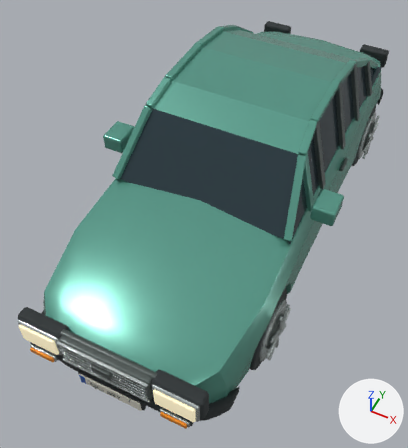
A saved change to the Blender file source_blender/saab96.blend.
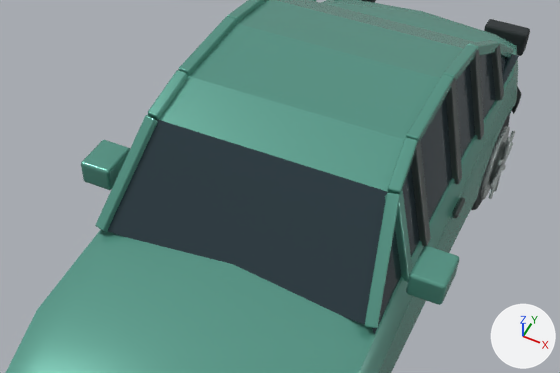
Each version appears first whole from a 50 mm lens placed at (1.31, -3.4, 3.9), pointed at (-0.11, -0.55, 0.35), and next in a close-up on the part from 13% to 100% of the width and 7% to 60% of the height. Arrows for +X, +Y and +Z are at lower right; the lights stay in place. The older version's two pictures come first.

Script lines for the objects in view, before the commit:
```python
me_cube_054 = bpy.data.meshes.new('Cube.054')
me_cube_054.from_pydata(...)  # 96 vertices, 98 faces; spans x -0.085..0.085, y -0.11..0.11, z -0.065..0.065
me_cube_054.materials.append(mat_saab96_enamel)  # cyan #61a695
me_cube_066 = bpy.data.meshes.new('Cube.066')
me_cube_066.from_pydata(...)  # 96 vertices, 98 faces; spans x -0.085..0.085, y -0.11..0.11, z -0.065..0.065
me_cube_066.materials.append(mat_saab96_enamel)  # cyan #61a695
me_cube_074 = bpy.data.meshes.new('Cube.074')
me_cube_074.from_pydata(...)  # 96 vertices, 98 faces; spans x -0.142..0.142, y -0.052..0.052, z -0.082..0.082
me_cube_074.materials.append(mat_tire_rubber)  # dark grey #2c3234
ob_mirror = bpy.data.objects.new('Mirror', me_cube_054)
ob_mirror.parent = ob_saab96
ob_mirror.location = (-0.855, -0.56, 1.02)
ob_mirror_001 = bpy.data.objects.new('Mirror.001', me_cube_066)
ob_mirror_001.parent = ob_saab96
ob_mirror_001.location = (0.855, -0.56, 1.02)
ob_rear_combination_lamp_housing_001 = bpy.data.objects.new('Rear combination lamp housing.001', me_cube_074)
ob_rear_combination_lamp_housing_001.parent = ob_saab96
ob_rear_combination_lamp_housing_001.location = (0.538, 2.102, 0.657)
# also in view: 'Window pillar.007' at (0.65, 0.69, 1.12); 'Alloy wheel.003' at (0.78, 1.23, 0.32); 'Window pillar.001' at (0.66, -0.49, 1.11); 'Window pillar.009' at (0.67, 1.09, 1.03); 'Roof rail.004' at (-0.58, 0.03, 1.44)
```
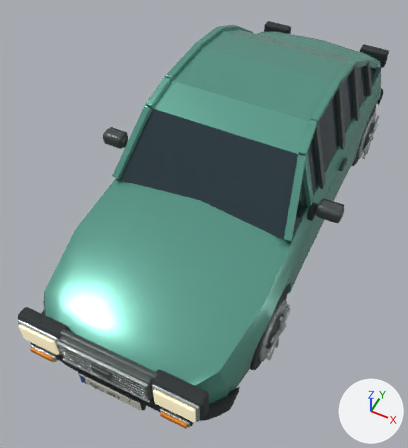
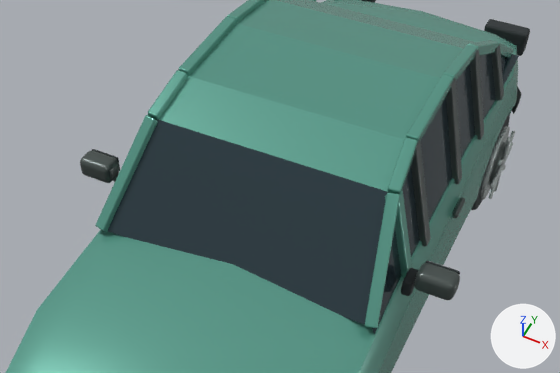
Not visible in the close-ups: 'Mirror glass', 'Mirror angled stalk.001'.

What differs and where, as boxes (x1, y1, x2, y2) in the close-ups (560 x 373 px):
'Mirror.001', deleted (cyan)
    before: (406, 246, 459, 305)
'Mirror', deleted (cyan)
    before: (81, 140, 130, 190)
'Mirror shell.001', added
    after: (415, 263, 460, 300)
'Mirror shell', added
    after: (80, 151, 119, 183)
'Mirror door gasket.001', added
    after: (401, 268, 419, 296)
'Mirror glass seal.001', added
    after: (425, 261, 460, 274)
'Mirror glass seal', added
    after: (92, 149, 120, 171)
'Mirror glass.001', added
    after: (430, 261, 458, 271)

The edits, one by one:
Mesh me_cube_074_1 is new.
It has 96 vertices, 98 faces and spans x -0.07..0.07, y -0.0055..0.0055, z -0.0375..0.0375.
It uses material mat_brushed_equipment_metal (light grey #c4cdcb).
Mesh me_cube_073_1 is new.
It has 96 vertices, 98 faces and spans x -0.079..0.079, y -0.007..0.007, z -0.044..0.044.
It uses material mat_tire_rubber (dark grey #2c3234).
Mesh me_cube_072_1 is new.
It has 96 vertices, 98 faces and spans x -0.092..0.092, y -0.056..0.056, z -0.056..0.056.
It uses material mat_graphite_trim (dark grey #4d5755).
Mesh me_cube_071_1 is new.
It has 96 vertices, 98 faces and spans x -0.018..0.018, y -0.018..0.018, z -0.0516..0.0516.
It uses material mat_graphite_trim (dark grey #4d5755).
Mesh me_cube_070_1 is new.
It has 96 vertices, 98 faces and spans x -0.024..0.024, y -0.054..0.054, z -0.0445..0.0445.
It uses material mat_tire_rubber (dark grey #2c3234).
Mesh me_cube_058_1 is new.
It has 96 vertices, 98 faces and spans x -0.07..0.07, y -0.0055..0.0055, z -0.0375..0.0375.
It uses material mat_brushed_equipment_metal (light grey #c4cdcb).
Mesh me_cube_057_1 is new.
It has 96 vertices, 98 faces and spans x -0.079..0.079, y -0.007..0.007, z -0.044..0.044.
It uses material mat_tire_rubber (dark grey #2c3234).
Object 'Mirror' (ob_mirror) is deleted.
Object 'Mirror.001' (ob_mirror_001) is deleted.
Object 'Mirror glass.001' (ob_mirror_glass_001) is new; it shows me_cube_074_1.
Its parent is ob_saab96.
Its location is (0.884, -0.516, 1.014).
Object 'Mirror glass seal.001' (ob_mirror_glass_seal_001) is new; it shows me_cube_073_1.
Its parent is ob_saab96.
Its location is (0.884, -0.526, 1.014).
Object 'Mirror shell.001' (ob_mirror_shell_001) is new; it shows me_cube_072_1.
Its parent is ob_saab96.
Its location is (0.884, -0.584, 1.014).
Object 'Mirror angled stalk.001' (ob_mirror_angled_stalk_001) is new; it shows me_cube_071_1.
Its parent is ob_saab96.
Its location is (0.821, -0.565, 0.968).
Its rotation in degrees is (53, 0, 84).
Object 'Mirror door gasket.001' (ob_mirror_door_gasket_001) is new; it shows me_cube_070_1.
Its parent is ob_saab96.
Its location is (0.761, -0.56, 0.929).
Object 'Mirror glass' (ob_mirror_glass) is new; it shows me_cube_058_1.
Its parent is ob_saab96.
Its location is (-0.884, -0.516, 1.014).
Object 'Mirror glass seal' (ob_mirror_glass_seal) is new; it shows me_cube_057_1.
Its parent is ob_saab96.
Its location is (-0.884, -0.526, 1.014).
Object 'Mirror shell' (ob_mirror_shell) is new; it shows a copy of me_cube_072_1.
Its parent is ob_saab96.
Its location is (-0.884, -0.584, 1.014).
